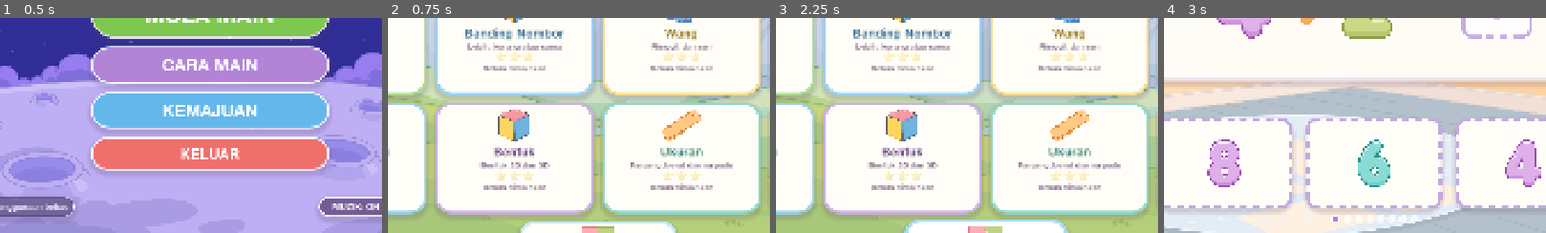
Above: before the commit, frames 1-4 (left to right).
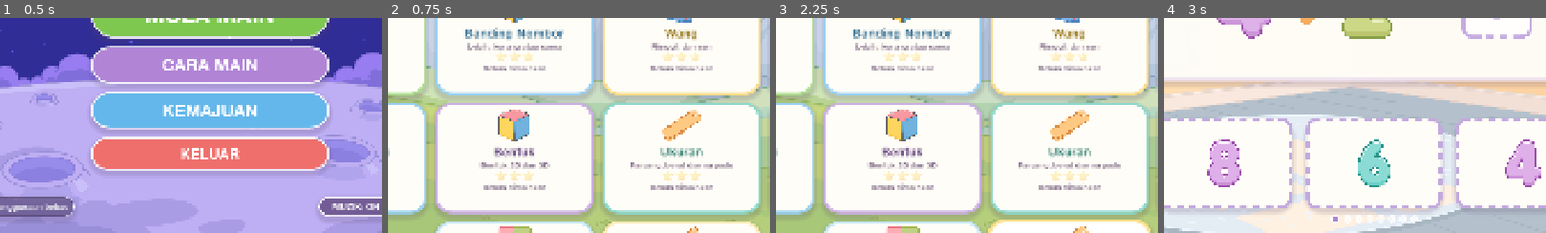
Above: after the commit, the same moments.

Repository: madbytestudio/MathMania
Game: Godot game, scene res://scenes/main_menu.tscn
Same seed, same stepped clock (60 frames per second), same inputs: the game is played once before the commit and once after it.
Inputs (mouse positions are % of the whole screen's width and height, from its top left):
- Up to frame 1 (0.5 s): no input
- Up to frame 2 (0.75 s): click "MULA MAIN" at 0.5 s
- Up to frame 3 (2.25 s): click (17, 27) at 1.27 s; click (5, 7) at 2 s
- Up to frame 4 (3 s): click (39, 27) at 2.77 s
The pictures show only the part of the screen within x 22-72%, y 50-100%; the shares and areas given below are measured in that part.

Frame 1 is identical in both runs. In frame 2, 3.0% of the frame differs, in the area x 12-98%, y 94-100%; in frame 3, 3.6%, in the area x 12-98%, y 93-100%; in frame 4, nothing differs.

Commit message:
Sambung topik Bundar Nombor
- Tambah topik bundar_nombor dalam QuestionBank.TOPICS (icon ruler)
- Penjana _make_bundar_nombor: bundar kepada puluh/ratus terdekat
- Visual NumberLineView (garis nombor dengan titik tengah) dalam game.gd
- Daftar class_name NumberLineView dalam cache .godot
- Kemas kini docs/idea-topik.md (14 topik, Bundar Nombor = selesai)
- Kemas hingga ujian: topik count 13->14, tangkap skrin bundar_nombor

Diff:
--- a/scripts/game.gd
+++ b/scripts/game.gd
@@ -441,6 +441,11 @@
 			_visual_holder.add_child(
 				PatternView.new(visual["seq"], int(visual["missing_index"]),
 					Vector2(880, 250)))
+		"number_line":
+			_visual_holder.add_child(
+				NumberLineView.new(int(visual["number"]), int(visual["low"]),
+					int(visual["high"]), int(visual["midpoint"]),
+					Vector2(880, 180)))
 
 
 ## Pilih bilangan lajur yang seimbang (elak baris terakhir yang terlalu kosong).
--- /dev/null
+++ b/scripts/number_line_view.gd
@@ -0,0 +1,81 @@
+class_name NumberLineView
+extends Control
+## Garis nombor untuk topik Bundar Nombor. Tunjuk titik tengah dan kedudukan
+## nombor yang dikekalkan supaya murid dapat melihat bundaran ke puluh/ratus
+## terdekat.
+
+var number: int = 45
+var low: int = 40
+var high: int = 50
+var midpoint: int = 45
+var _font: Font = load("res://assets/fonts/AlteHaasGroteskBold.ttf")
+
+
+func _init(p_number: int = 45, p_low: int = 40, p_high: int = 50,
+		p_midpoint: int = 45, p_size: Vector2 = Vector2(880, 180)) -> void:
+	number = p_number
+	low = p_low
+	high = p_high
+	midpoint = p_midpoint
+	custom_minimum_size = p_size
+	mouse_filter = Control.MOUSE_FILTER_IGNORE
+	resized.connect(queue_redraw)
+
+
+func set_values(p_number: int, p_low: int, p_high: int, p_midpoint: int) -> void:
+	number = p_number
+	low = p_low
+	high = p_high
+	midpoint = p_midpoint
+	queue_redraw()
+
+
+func _map_value(v: int) -> float:
+	var start_x := 120.0
+	var end_x := size.x - 120.0
+	var range := high - low
+	if range <= 0:
+		return start_x
+	return start_x + float(v - low) / float(range) * (end_x - start_x)
+
+
+func _draw() -> void:
+	var line_y := size.y * 0.5
+	var start_x := 120.0
+	var end_x := size.x - 120.0
+
+	# Garis nombor.
+	draw_line(Vector2(start_x, line_y), Vector2(end_x, line_y),
+		Color(0.5, 0.5, 0.5, 0.4), 3.0, true)
+
+	# Tandai titik-titik penting: low, midpoint, high.
+	var tick_h := 30.0
+	for v in [low, midpoint, high]:
+		var x := _map_value(v)
+		var color := Color(0.35, 0.3, 0.45, 0.8)
+		if v == midpoint:
+			color = UI.YELLOW
+		draw_line(Vector2(x, line_y - tick_h * 0.5), Vector2(x, line_y + tick_h * 0.5),
+			color, 3.0, true)
+
+	# Penanda nombor yang dikekarkan.
+	var nx := _map_value(number)
+	draw_circle(Vector2(nx, line_y), 14.0, Color("f7b8cb"))
+	draw_circle(Vector2(nx, line_y), 14.0, Color("c76a89"), false, 3.0)
+
+	# Label.
+	var label_size := 30
+	var low_text := str(low)
+	var low_size := _font.get_string_size(low_text, HORIZONTAL_ALIGNMENT_LEFT, -1, label_size)
+	draw_string(_font, Vector2(_map_value(low) - low_size.x * 0.5, line_y + tick_h + 10),
+		low_text, HORIZONTAL_ALIGNMENT_LEFT, -1, label_size, UI.TXT)
+
+	var high_text := str(high)
+	var high_size := _font.get_string_size(high_text, HORIZONTAL_ALIGNMENT_LEFT, -1, label_size)
+	draw_string(_font, Vector2(_map_value(high) - high_size.x * 0.5, line_y + tick_h + 10),
+		high_text, HORIZONTAL_ALIGNMENT_LEFT, -1, label_size, UI.TXT)
+
+	var num_text := str(number)
+	var num_size := _font.get_string_size(num_text, HORIZONTAL_ALIGNMENT_LEFT, -1, label_size)
+	draw_string(_font, Vector2(nx - num_size.x * 0.5, line_y - tick_h - 40),
+		num_text, HORIZONTAL_ALIGNMENT_LEFT, -1, label_size, Color("c76a89"))
--- a/scripts/question_bank.gd
+++ b/scripts/question_bank.gd
@@ -98,6 +98,12 @@
 		"desc": "Nombor hilang dalam pola menaik",
 		"syllabus": "Pola dan susunan nombor",
 		"icon": "res://assets/objects/puzzle_piece.png", "color": "a8dcf7",
+	},
+	{
+		"id": "bundar_nombor", "name": "Bundar Nombor", "short": "Bundar",
+		"desc": "Bundar kepada puluh atau ratus terdekat",
+		"syllabus": "Bundaran nombor",
+		"icon": "res://assets/objects/ruler.png", "color": "fde08a",
 	},
 ]
 
@@ -172,6 +178,8 @@
 			return _make_nilai_tempat(difficulty, rng)
 		"pola_nombor":
 			return _make_pola_nombor(difficulty, rng)
+		"bundar_nombor":
+			return _make_bundar_nombor(difficulty, rng)
 		_:
 			return _make_tambah(difficulty, rng)
 
@@ -698,6 +706,44 @@
 		_number_distractors(rng, answer, deltas, 0))
 
 
+# ----------------------------------------------------------- bundar nombor
+static func _make_bundar_nombor(d: int, rng: RandomNumberGenerator) -> Dictionary:
+	# Darah 1: bundar kepada puluh (10-99); d=2: bundar kepada puluh (100-999);
+	# d=3: bundar kepada ratus (100-999).
+	var to_hundred: bool = d == 3
+	var min_val: int = 100 if to_hundred else (10 if d == 1 else 100)
+	var max_val: int = 999
+	var number := rng.randi_range(min_val, max_val)
+
+	var unit: int = 100 if to_hundred else 10
+	var low := (number / unit) * unit
+	var high := low + unit
+	var midpoint := low + unit / 2
+
+	var answer: int
+	if number < midpoint:
+		answer = low
+	else:
+		answer = high
+
+	var unit_name: String = "ratus" if to_hundred else "puluh"
+	var question := {
+		"prompt": "Bundarkan %d kepada %s terdekat." % [number, unit_name],
+		"expr": [],
+		"visual": {
+			"mode": "number_line",
+			"number": number,
+			"low": low,
+			"high": high,
+			"midpoint": midpoint,
+		},
+		"hint": "Lihat sama ada nombor di sebelah kiri atau kanan titik tengah.",
+	}
+	var deltas := [unit, unit * 2, 5, 10] if not to_hundred else [50, 100, 150, 200]
+	return _assemble(question, rng, _num_choice(answer),
+		_number_distractors(rng, answer, deltas, 0))
+
+
 # --------------------------------------------------------------- pembantu
 ## Bina baris operasi dan tambah "= ?" di hujung.
 static func _equation(parts: Array) -> Array:
--- a/tests/run_tests.gd
+++ b/tests/run_tests.gd
@@ -18,7 +18,7 @@
 	var rng := RandomNumberGenerator.new()
 	rng.seed = 20240501
 
-	_expect(QuestionBank.TOPICS.size() == 13, "bank: perlu 13 topik")
+	_expect(QuestionBank.TOPICS.size() == 14, "bank: perlu 14 topik")
 
 	for topic in QuestionBank.TOPICS:
 		for difficulty in [1, 2, 3]:
--- a/tests/screenshot.gd
+++ b/tests/screenshot.gd
@@ -33,6 +33,7 @@
 	await _capture("res://scenes/game.tscn", "14_game_ukur", "ukur")
 	await _capture("res://scenes/game.tscn", "15_game_nilai_tempat", "nilai_tempat")
 	await _capture("res://scenes/game.tscn", "16_game_pola_nombor", "pola_nombor")
+	await _capture("res://scenes/game.tscn", "17_game_bundar_nombor", "bundar_nombor")
 	await _capture("res://scenes/result.tscn", "10_result", "tambah")
 	await _capture("res://scenes/result.tscn", "16_result_semakan", "tambah",
 		func(scene: Node) -> void:
--- a/tests/test_runner.gd
+++ b/tests/test_runner.gd
@@ -39,7 +39,7 @@
 	var rng := RandomNumberGenerator.new()
 	rng.seed = 20240501
 
-	_expect(QuestionBank.TOPICS.size() == 13, "bank: perlu 13 topik")
+	_expect(QuestionBank.TOPICS.size() == 14, "bank: perlu 14 topik")
 	var seen_ids: Array = []
 	for topic in QuestionBank.TOPICS:
 		var id := str(topic["id"])
Not shown, changed: docs/idea-topik.md
